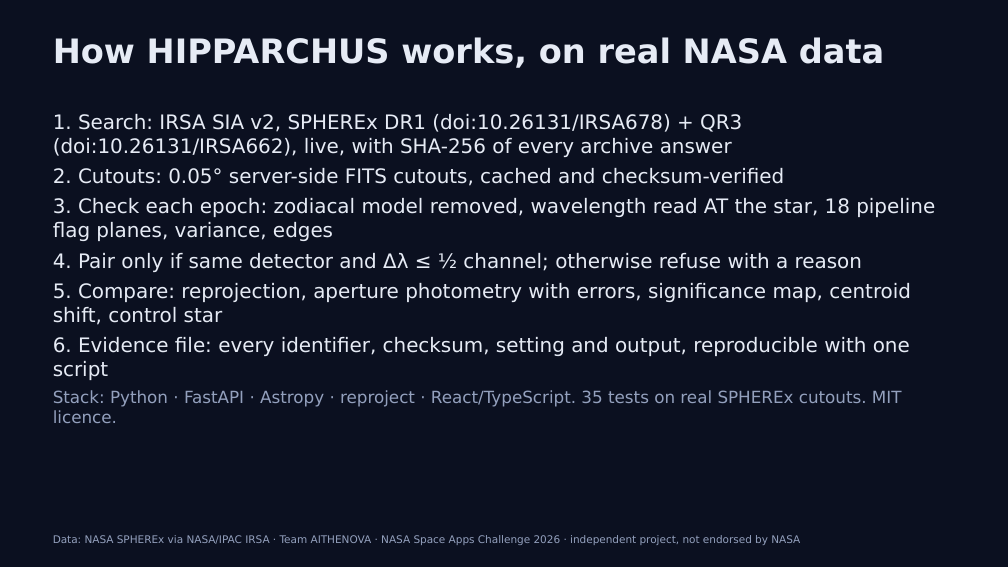
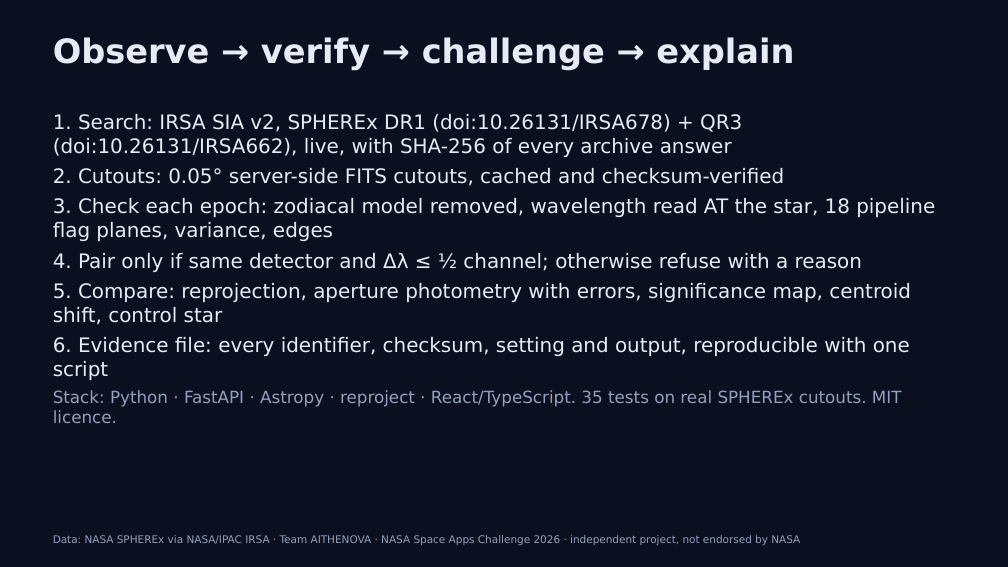
Before and after one commit to evantampa129/HIPPARCHUS-SpaceApps2026, a slide deck: slide 3 of presentation/hipparchus_7_slides.pptx. Drawn at 1008x567 pixels with LibreOffice and Linux fonts; fonts in the diff are those of the drawing. Boxes give left, top, right and bottom in pixels: in the first picture for what was removed or moved away, otherwise in the second. Text is boxed around its words. In the diff, an @@ line names an element or a change of style, - is before the commit and + after.

```diff
--- a/presentation/hipparchus_7_slides.pptx
+++ b/presentation/hipparchus_7_slides.pptx
@@ text at bbox=[53, 37, 794, 71]: text changed @@
-How HIPPARCHUS works, on real NASA data
+Observe → verify → challenge → explain
```
Also in this commit, not shown: 2 other slides changed, 17 other files.
